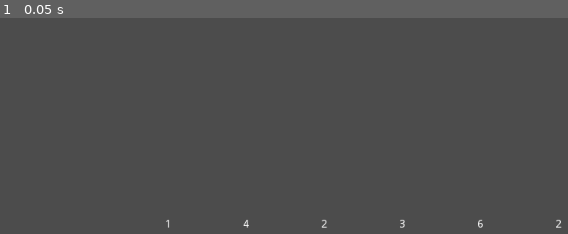
Above: before the commit, frame 1.
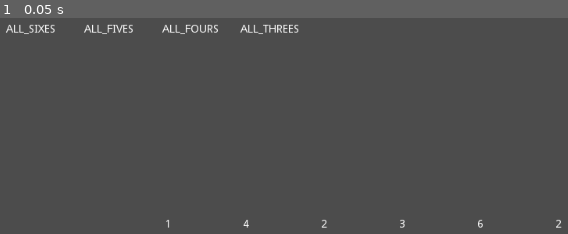
Above: after the commit, the same moment.

Repository: dexdexdex/house_wins
Game: Godot game, scene res://main.tscn
Two runs of this game, one before a commit and one after it. Both use one fixed random seed, a clock stepped at 60 frames per second and the inputs below.
Inputs:
- Up to frame 1 (0.05 s): no input

The runs differ from the first frame. In frame 1, 0.7% of the frame differs, in the area x 1-53%, y 2-8%.

Commit message:
Initial cash in nodes implemented

Diff:
--- /dev/null
+++ b/cash_in.gd
@@ -0,0 +1,66 @@
+extends Node2D
+
+
+# Declare member variables here. Examples:
+# var a = 2
+# var b = "text"
+
+var rule_label_text
+var rule_text
+
+# Called when the node enters the scene tree for the first time.
+func _ready():
+	pass # Replace with function body.
+
+func set_rule(rule_string):
+	$rule_label.set_text(str(rule_string))
+	rule_text = rule_string
+
+func check_rule(dice_array):
+	if(rule_text == "ALL_SIXES"):
+		if(dice_array[0] == 6 &&
+			dice_array[1] == 6 &&
+			dice_array[2] == 6 &&
+			dice_array[3] == 6 &&
+			dice_array[4] == 6 &&
+			dice_array[5] == 6):
+				return true
+		else:
+			return false
+
+	if(rule_text == "ALL_FIVES"):
+		if(dice_array[0] == 5 &&
+			dice_array[1] == 5 &&
+			dice_array[2] == 5 &&
+			dice_array[3] == 5 &&
+			dice_array[4] == 5 &&
+			dice_array[5] == 5):
+				return true
+		else:
+			return false
+
+	if(rule_text == "ALL_FOURS"):
+		if(dice_array[0] == 4 &&
+			dice_array[1] == 4 &&
+			dice_array[2] == 4 &&
+			dice_array[3] == 4 &&
+			dice_array[4] == 4 &&
+			dice_array[5] == 4):
+				return true
+		else:
+			return false
+
+	if(rule_text == "ALL_THREES"):
+		if(dice_array[0] == 3 &&
+			dice_array[1] == 3 &&
+			dice_array[2] == 3 &&
+			dice_array[3] == 3 &&
+			dice_array[4] == 3 &&
+			dice_array[5] == 3):
+				return true
+		else:
+			return false
+
+# Called every frame. 'delta' is the elapsed time since the previous frame.
+#func _process(delta):
+#	pass
--- /dev/null
+++ b/cash_in.tscn
@@ -0,0 +1,14 @@
+[gd_scene load_steps=2 format=2]
+
+[ext_resource path="res://cash_in.gd" type="Script" id=1]
+
+[node name="cash_in" type="Node2D"]
+script = ExtResource( 1 )
+
+[node name="rule_label" type="Label" parent="."]
+margin_right = 40.0
+margin_bottom = 14.0
+text = "ALL SIXES"
+__meta__ = {
+"_edit_use_anchors_": false
+}
--- a/main.gd
+++ b/main.gd
@@ -6,6 +6,8 @@
 # var b = "text"
 
 export(PackedScene) var dice
+export(PackedScene) var cash_in
+
 
 # Called when the node enters the scene tree for the first time.
 func _ready():
@@ -15,6 +17,28 @@
 		dice_instance.position = Vector2(300+100*i, 300)
 		add_child(dice_instance)
 
+	# sorry this ist stupid at first
+	var cash_in_instance = cash_in.instance()
+	cash_in_instance.set_rule("ALL_SIXES")
+	cash_in_instance.position = Vector2(100, 50)
+
+	var cash_in_instance_2 = cash_in.instance()
+	cash_in_instance_2.set_rule("ALL_FIVES")
+	cash_in_instance_2.position = Vector2(200, 50)
+
+	var cash_in_instance_3 = cash_in.instance()
+	cash_in_instance_3.set_rule("ALL_FOURS")
+	cash_in_instance_3.position = Vector2(300, 50)
+
+	var cash_in_instance_4 = cash_in.instance()
+	cash_in_instance_4.set_rule("ALL_THREES")
+	cash_in_instance_4.position = Vector2(400, 50)
+
+
+	add_child(cash_in_instance)
+	add_child(cash_in_instance_2)
+	add_child(cash_in_instance_3)
+	add_child(cash_in_instance_4)
 
 	pass # Replace with function body.
 
--- a/main.tscn
+++ b/main.tscn
@@ -1,8 +1,10 @@
-[gd_scene load_steps=3 format=2]
+[gd_scene load_steps=4 format=2]
 
 [ext_resource path="res://main.gd" type="Script" id=1]
 [ext_resource path="res://dice.tscn" type="PackedScene" id=2]
+[ext_resource path="res://cash_in.tscn" type="PackedScene" id=3]
 
 [node name="main" type="Node2D"]
 script = ExtResource( 1 )
 dice = ExtResource( 2 )
+cash_in = ExtResource( 3 )
Not shown, added: .DS_Store
